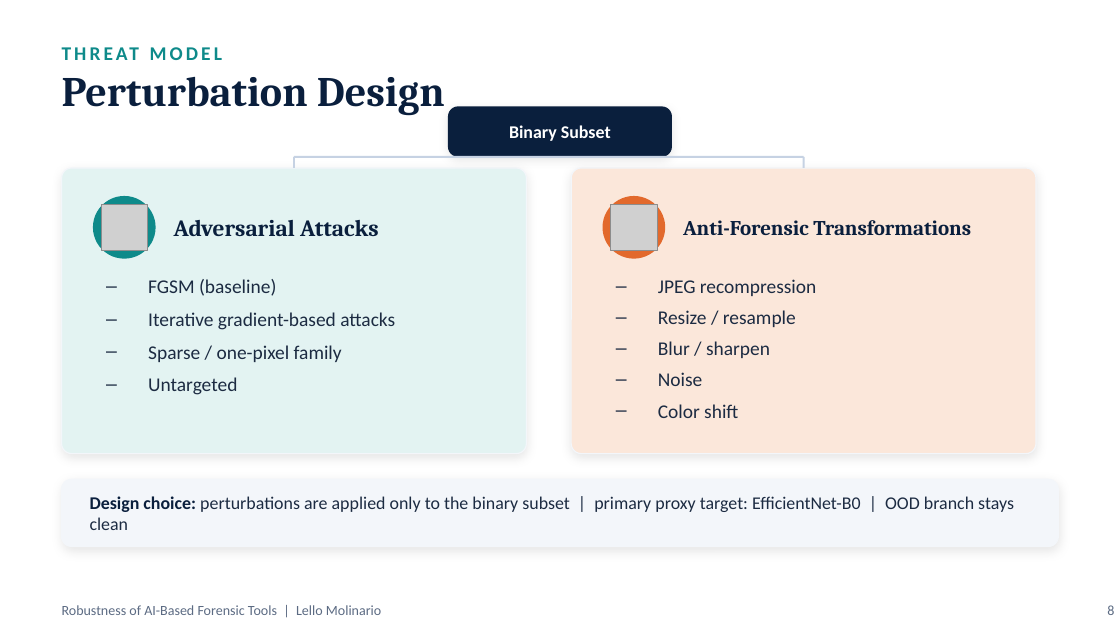
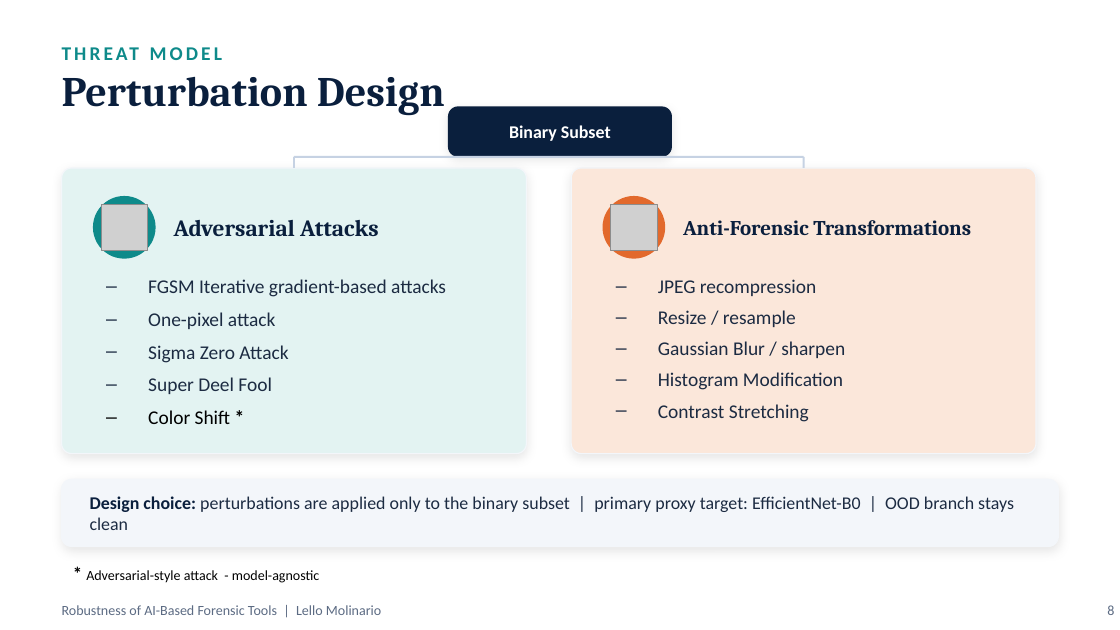
Before and after one commit to lmolinario/msc-thesis-ai-robustness-in-digital-forensics, a slide deck: slide 8 of docs/slides/Molinario_Thesis_Defense.pptx. Drawn at 1120x630 pixels with LibreOffice and Linux fonts; fonts in the diff are those of the drawing; grey boxes stand for pictures. Boxes give left, top, right and bottom in pixels: in the first picture for what was removed or moved away, otherwise in the second. Text is boxed around its words. In the diff, an @@ line names an element or a change of style, - is before the commit and + after.

```diff
--- a/docs/slides/Molinario_Thesis_Defense.pptx
+++ b/docs/slides/Molinario_Thesis_Defense.pptx
@@ text at [148,279,446,424]: text changed @@
-– FGSM (baseline)
-– Iterative gradient-based attacks
-– Sparse / one-pixel family
-– Untargeted
+– FGSM Iterative gradient-based attacks
+– One-pixel attack
+– Sigma Zero Attack
+– Super Deel Fool
+– Color Shift *
@@ text at [658,341,845,422]: text changed @@
-– Blur / sharpen
-– Noise
-– Color shift
+– Gaussian Blur / sharpen
+– Histogram Modification
+– Contrast Stretching
@@ text added at [86,570,320,583], 9 pt, text #000000 @@
+* Adversarial-style attack - model-agnostic
```
Also in this commit, not shown: 9 other slides changed.
